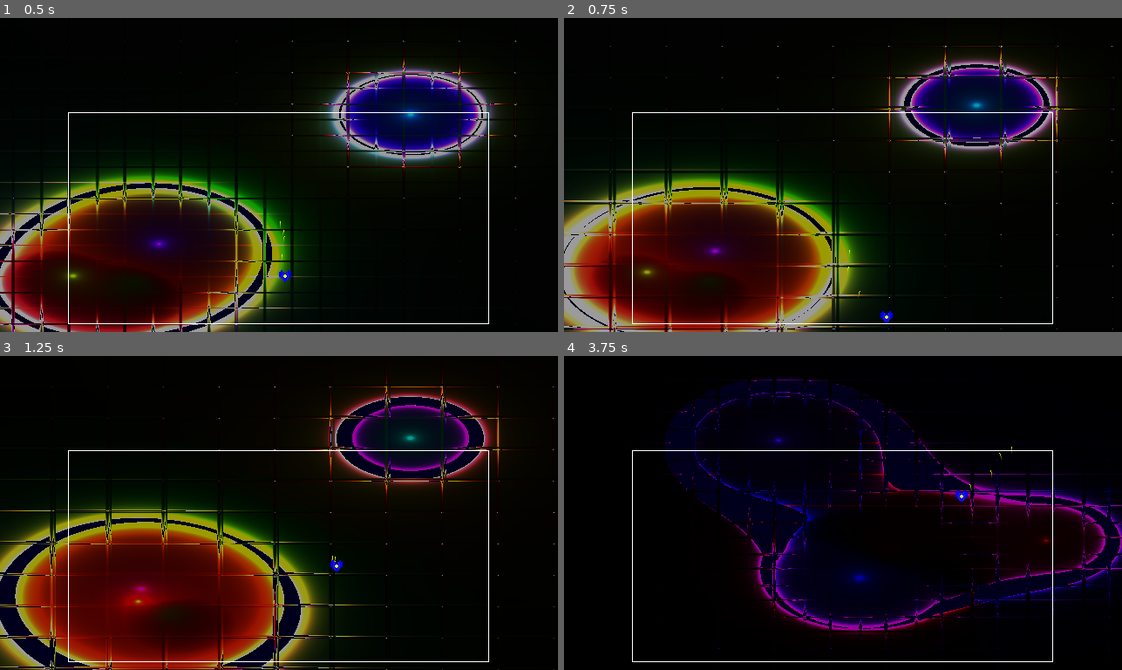
Above: before the commit, frames 1-4 (two rows, left to right).
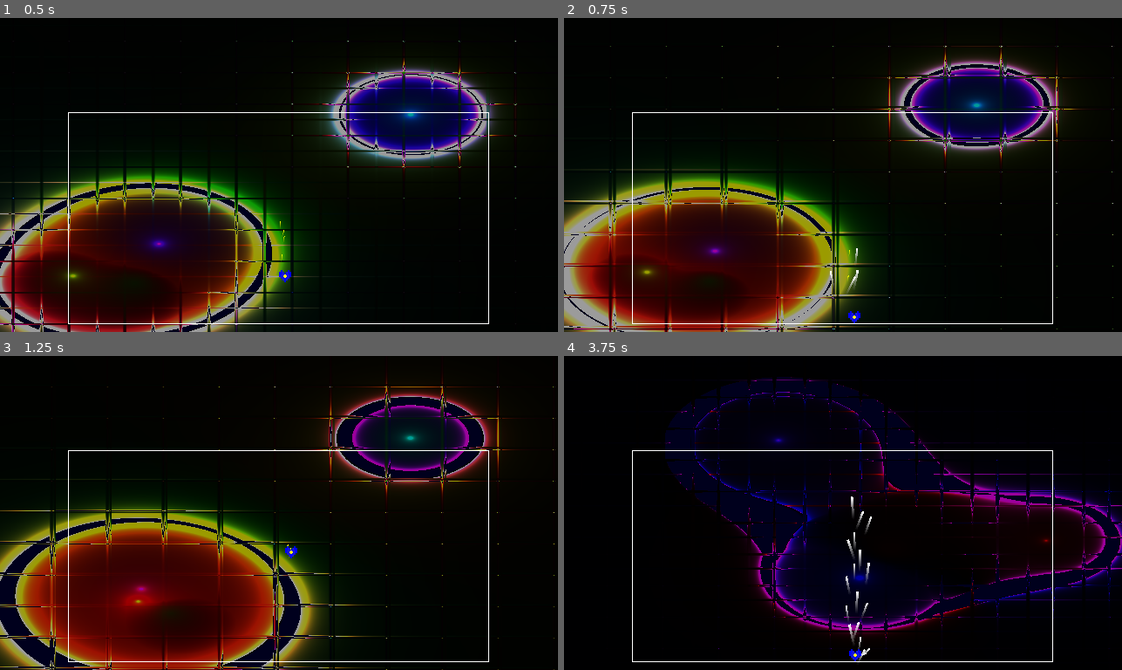
Above: after the commit, the same moments.

Repository: officialErnests/Underkill
Game: Godot game, scene res://Scenes/FIGHT.tscn
The game is run twice, just before and just after one commit, with the same random seed, the same clock (stepped at 60 frames per second) and the same inputs.
Inputs:
- Up to frame 1 (0.5 s): no input
- Up to frame 2 (0.75 s): hold D (Right) from 0.53 s (still down); hold Ctrl (Slide) from 0.53 s (still down)
- Up to frame 3 (1.25 s): keep holding D (Right); keep holding Ctrl (Slide); tap Space (Jump) at 0.77, 0.8, 1.07 s
- Up to frame 4 (3.75 s): release D (Right) at 1.28 s; release Ctrl (Slide) at 1.28 s; hold S (Down) 1.28-2.03 s; tap Space (Jump) at 1.35, 1.52, 1.82, 2.3, 3.02, 3.32 s; tap Ctrl (Slide) at 1.55, 2.85 s; hold D (Right) 2.03-2.78 s; tap Shift (Dash) at 2.1 s; hold W (Up) 2.78-3.53 s; hold A (Left) from 3.53 s (still down); hold Ctrl (Slide) from 3.53 s (still down)

Frame 1 is identical in both runs. In frame 2, 0.2% of the frame differs, in the area x 47-59%, y 73-98%; in frame 3, 0.1%; in frame 4, 0.5%, in the area x 50-81%, y 28-98%.

Commit message:
TestingCommits

Diff:
--- a/Scenes/SoulsMovement.gd
+++ b/Scenes/SoulsMovement.gd
@@ -48,7 +48,13 @@
 		OnWall = false
 
 	if Airborne:
-		pass
+		if not GroundSlam and Input.is_action_just_pressed("Slide"):
+			groundDistance = 0
+			velocity.x = 0
+			JumpStorage = false
+			GroundSlam = true
+			$Slide2.emitting = true
+			groundDistance = 0
 	else:
 		if Input.is_action_pressed("Slide"):
 			Sliding = true
@@ -156,16 +162,6 @@
 				#GroundSlam
 				if GroundSlam and not JumpStorage:
 					velocity.y = GROUNDPOUND_SPEED
-	#GroundSlam debounce
-	if Input.is_action_just_pressed("Slide"):
-		#ground slam
-		if not Airborne and not GroundSlam:
-			groundDistance = 0
-			velocity.x = 0
-			JumpStorage = false
-			GroundSlam = true
-			$Slide2.emitting = true
-			groundDistance = 0
 	#Dashing
 	if Input.is_action_just_pressed("Dash"):
 		dashingTime = DASH_LENGHT
